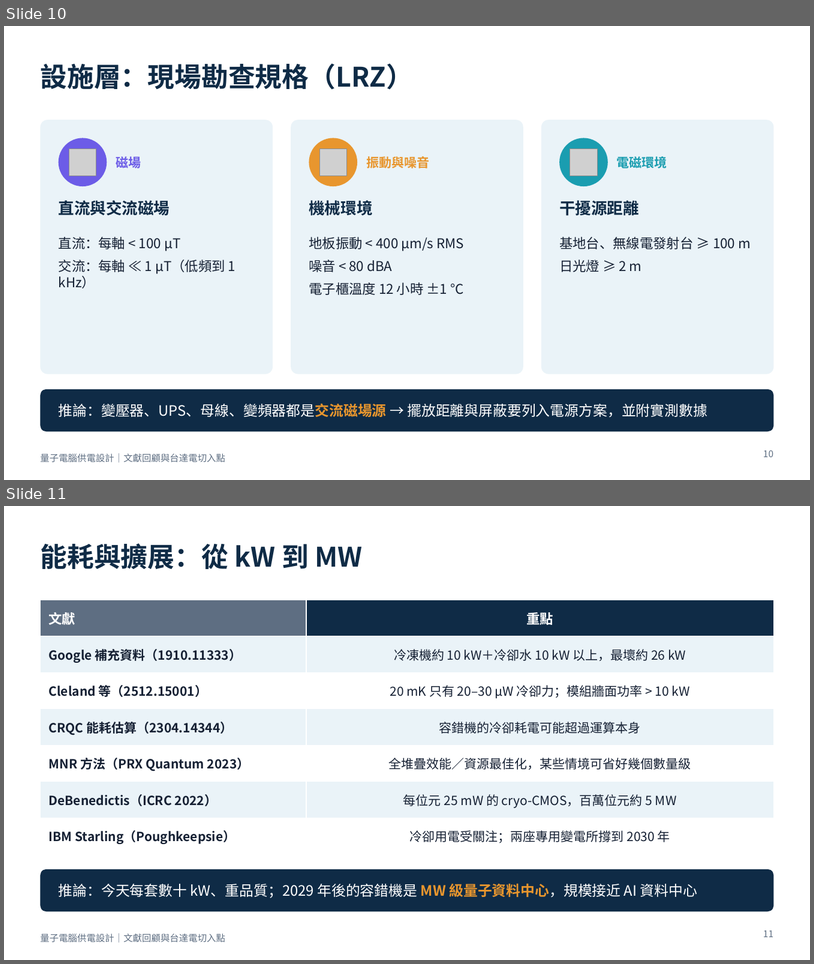
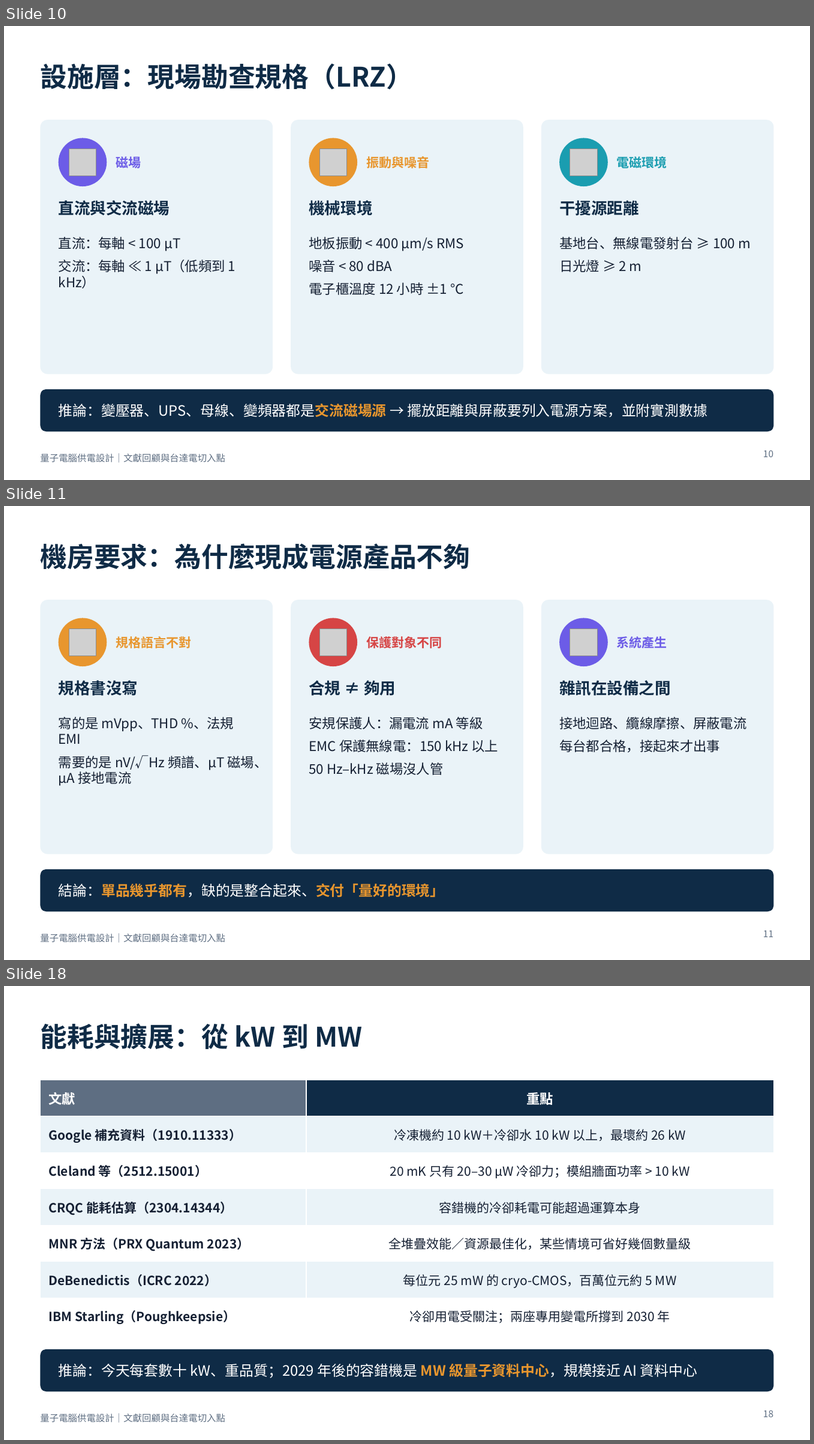
Before and after one commit to pcpcchen-coder/QuantumComputing, a slide deck: slides/output/qc-power-supply-delta.pptx. Shown one above the other, each under a label of ours: slides 10 and 11 before the commit, slides 10, 11 and 18 after it; the slides between them are not shown. The pictures are 814x964 and 814x1444 pixels, drawn with LibreOffice and Linux fonts; fonts in the diff are those of the drawing; grey boxes stand for pictures. Boxes give left, top, right and bottom in pixels: in the first picture for what was removed or moved away, otherwise in the second. Text is boxed around its words. In the diff, an @@ line names an element or a change of style, - is before the commit and + after.

```diff
--- a/slides/output/qc-power-supply-delta.pptx
+++ b/slides/output/qc-power-supply-delta.pptx
@@ slide 11 added at bbox=[4, 506, 810, 960], background #FFFFFF; not listed: 1 template element that a slide beside it also shows @@
@@ title added at bbox=[40, 543, 470, 570], 32 pt, text #0F2B46, bold @@
+機房要求：為什麼現成電源產品不夠
@@ rounded rectangle added at bbox=[40, 600, 273, 854], fill #EAF3F8 @@
@@ rounded rectangle added at bbox=[291, 600, 523, 854], fill #EAF3F8 @@
@@ rounded rectangle added at bbox=[542, 600, 774, 854], fill #EAF3F8 @@
@@ ellipse added at bbox=[59, 618, 107, 666], fill #E8962E @@
@@ picture added at bbox=[69, 629, 96, 656] @@
@@ ellipse added at bbox=[309, 618, 357, 666], fill #D64545 @@
@@ picture added at bbox=[320, 629, 347, 656] @@
@@ ellipse added at bbox=[560, 618, 608, 666], fill #6C5CE7 @@
@@ picture added at bbox=[570, 629, 597, 656] @@
@@ text added at bbox=[116, 636, 191, 648], 15 pt, text #E8962E, bold @@
+規格語言不對
@@ text added at bbox=[366, 636, 442, 648], 15 pt, text #D64545, bold @@
+保護對象不同
@@ text added at bbox=[617, 636, 668, 648], 15 pt, text #6C5CE7, bold @@
+系統產生
@@ text added at bbox=[59, 680, 138, 696], 19 pt, text #0F2B46, bold @@
+規格書沒寫
@@ text added at bbox=[309, 680, 396, 696], 19 pt, text #0F2B46, bold @@
+合規 ≠ 夠用
@@ text added at bbox=[560, 680, 671, 696], 19 pt, text #0F2B46, bold @@
+雜訊在設備之間
@@ text added at bbox=[59, 717, 268, 786], 16 pt, text #152033 @@
+寫的是 mVpp、THD %、法規 EMI
+需要的是 nV/√Hz 頻譜、µT 磁場、µA 接地電流
@@ text added at bbox=[309, 717, 499, 775], 16 pt, text #152033 @@
+安規保護人：漏電流 mA 等級
+EMC 保護無線電：150 kHz 以上
+50 Hz–kHz 磁場沒人管
@@ text added at bbox=[560, 717, 747, 752], 16 pt, text #152033 @@
+接地迴路、纜線摩擦、屏蔽電流
+每台都合格，接起來才出事
@@ rounded rectangle added at bbox=[40, 869, 774, 912], fill #0F2B46 @@
@@ text added at bbox=[59, 883, 445, 897], 17 pt, text #E8962E, bold @@
+結論：單品幾乎都有，缺的是整合起來、交付「量好的環境」
@@ page number added at bbox=[764, 930, 774, 937], 11 pt, text #5E6E82 @@
+11
@@ what was slide 11 is now slide 18 @@
@@ page number at bbox=[764, 1410, 774, 1417]: text changed @@
-11
+18
```
Also in this commit, not shown: 3 slides changed, 6 other slides added, 5 other files.
